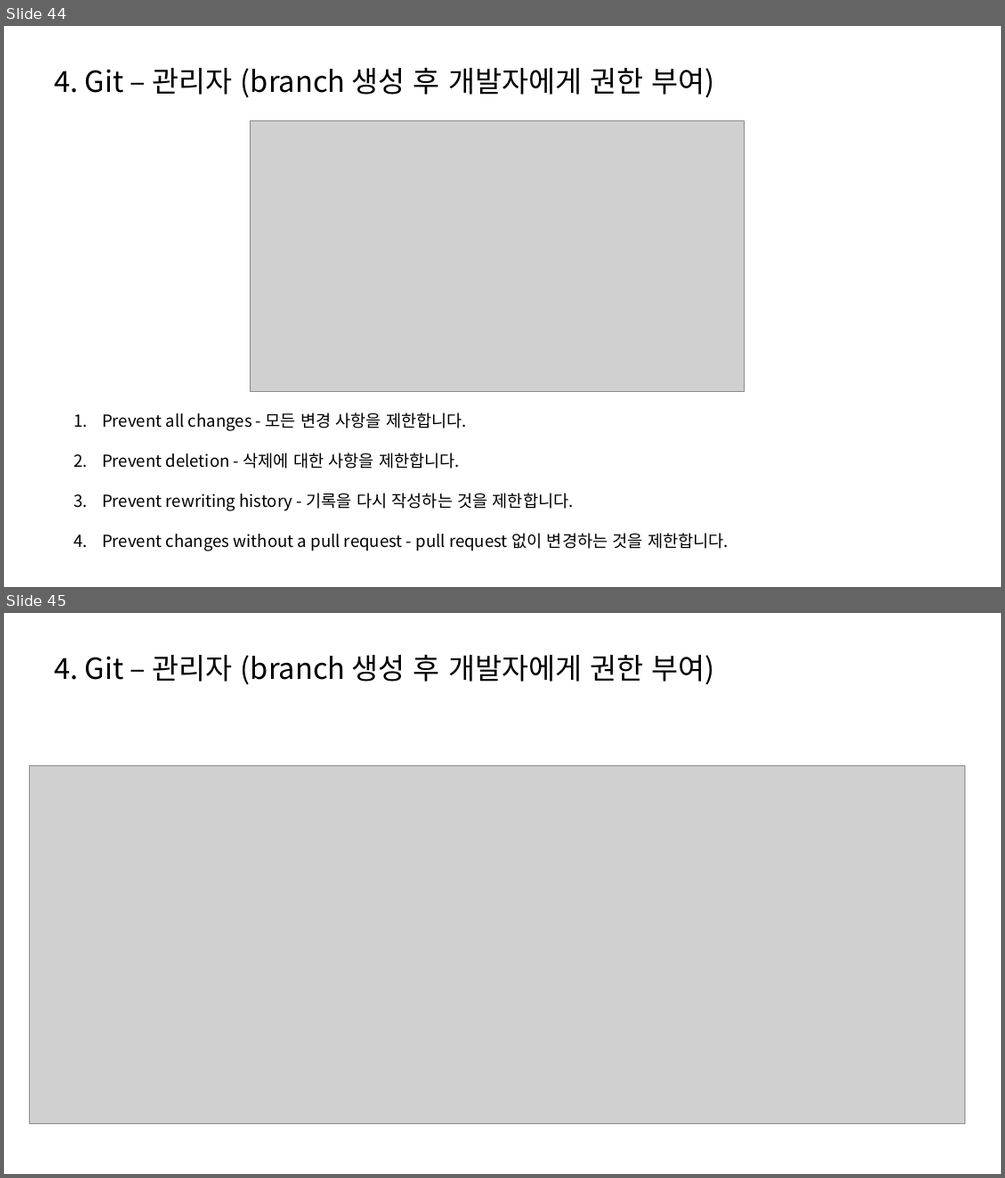
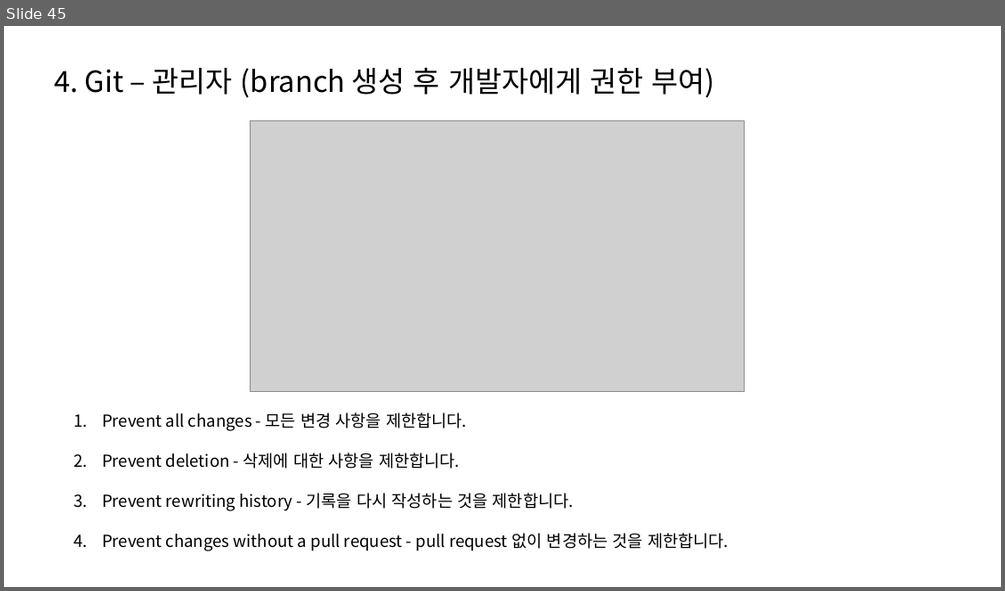
Before and after one commit to SungIn-Shin/git_powerpoint, a slide deck: git_from_the_hell.pptx. Shown one above the other, each under a label of ours: slides 44 and 45 before the commit, slide 45 after it. The pictures are 1005x1178 and 1005x591 pixels, drawn with LibreOffice and Linux fonts; fonts in the diff are those of the drawing; grey boxes stand for pictures. Boxes give left, top, right and bottom in pixels: in the first picture for what was removed or moved away, otherwise in the second. Text is boxed around its words. In the diff, an @@ line names an element or a change of style, - is before the commit and + after.

```diff
--- a/git_from_the_hell.pptx
+++ b/git_from_the_hell.pptx
@@ slide 45 removed at (x1=4, y1=613, x2=1001, y2=1174), background #FFFFFF @@
@@ title removed at (x1=54, y1=654, x2=714, y2=684) @@
-4. Git – 관리자 (branch 생성 후 개발자에게 권한 부여)
@@ picture removed at (x1=30, y1=765, x2=965, y2=1123) @@
@@ what was slide 44 is now slide 45 @@
```
Also in this commit, not shown: 1 slide changed, 13 slides added, 1 other slide removed.
